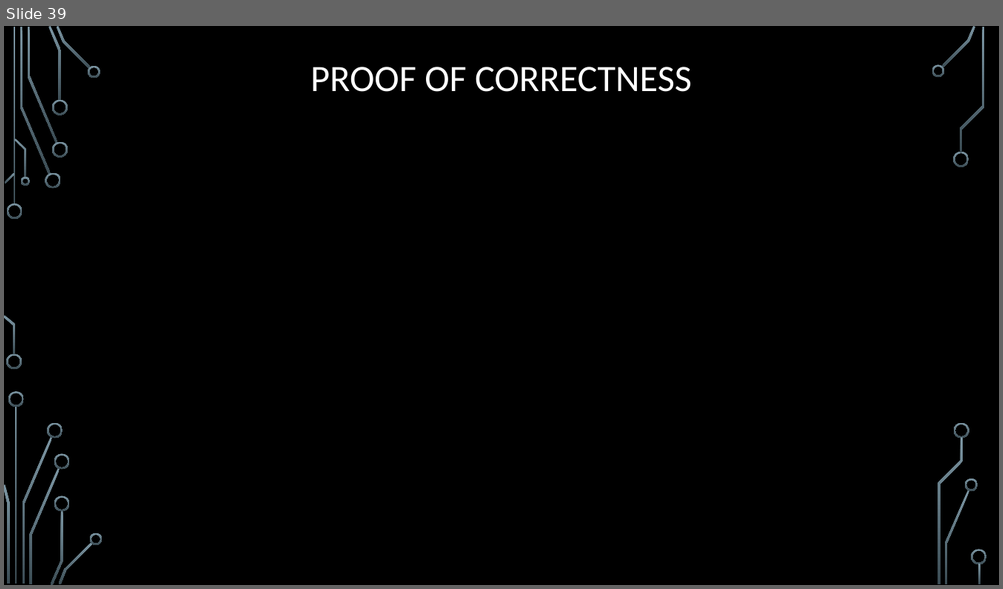
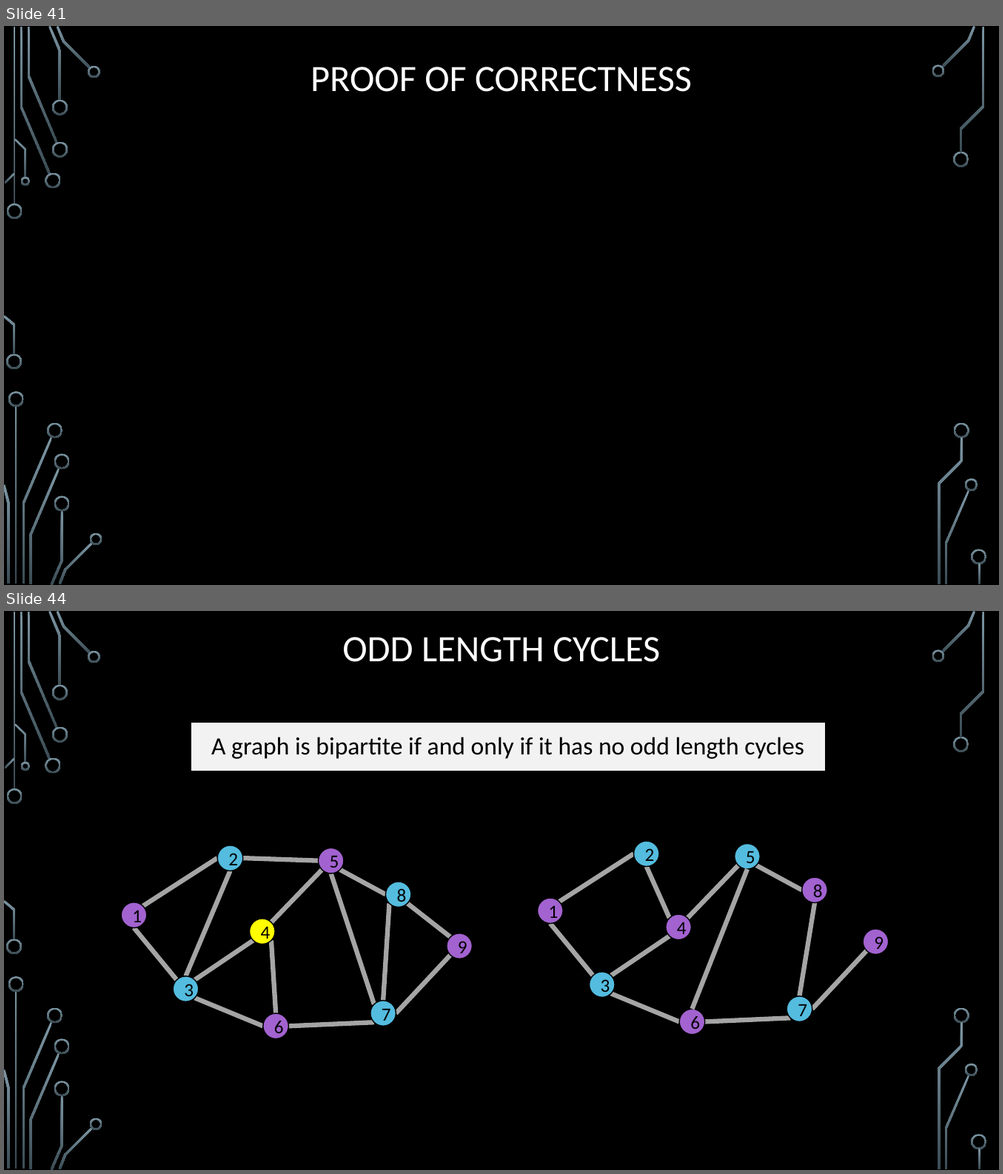
Before and after one commit to markfloryan/dsa2, a slide deck: slides/01-1-GraphsIntroBFS.pptx. Shown one above the other, each under a label of ours: slide 39 before the commit, slides 41 and 44 after it; the slides between them are not shown. The pictures are 1003x589 and 1003x1174 pixels, drawn with LibreOffice and Linux fonts; fonts in the diff are those of the drawing; grey boxes stand for pictures; background and template pictures are left out. Boxes give left, top, right and bottom in pixels: in the first picture for what was removed or moved away, otherwise in the second. Text is boxed around its words. In the diff, an @@ line names an element or a change of style, - is before the commit and + after.

```diff
--- a/slides/01-1-GraphsIntroBFS.pptx
+++ b/slides/01-1-GraphsIntroBFS.pptx
@@ slide 44 added at (4, 611, 999, 1170), background picture (left out); not listed: 36 template elements that a slide beside it also shows @@
@@ title added at (342, 637, 660, 662), 36 pt, text #FFFFFF @@
+ODD LENGTH CYCLES
@@ text added at (190, 722, 825, 772), fill #F2F2F2, outline #000000 0.75 pt, 24 pt, text #000000 @@
+A graph is bipartite if and only if it has no odd length cycles
@@ group added at (538, 842, 888, 1035): 11 lines, 9 ellipses @@
+1
+2
+3
+4
+5
+6
+7
+9
+8
@@ group added at (121, 846, 472, 1039): 14 lines, 9 ellipses @@
+1
+2
+3
+4
+5
+6
+7
+9
+8
@@ what was slide 39 is now slide 41 @@
```
Also in this commit, not shown: 9 other slides added, 6 other files.
